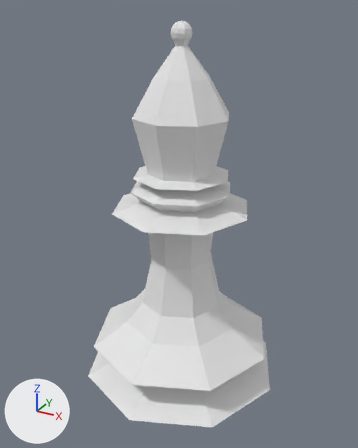
What one commit did to the Blender file Section 4/ChessSet/Models/BishopLP.blend.
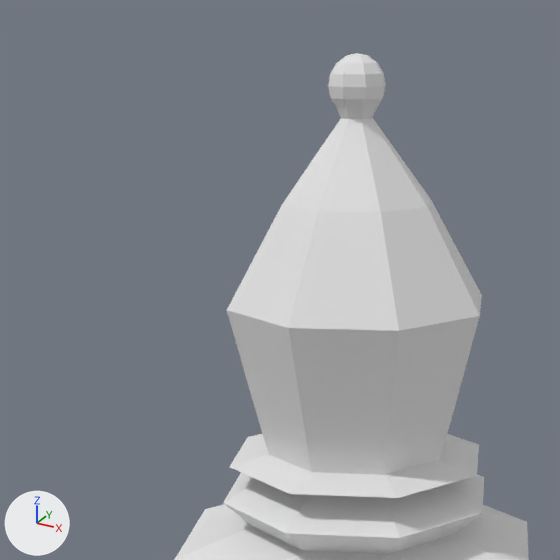
There are two pictures of each version: one whole from a camera (50 mm lens) standing at (0.0461, -0.085, 0.0808) and looking at (-0.0004, -0.0005, 0.0386), one close up on the part from 13% to 72% of the width and 0% to 48% of the height. The lights are fixed; the arrows at lower left show +X, +Y and +Z.

In view in the first close-up: 'Bishop'.
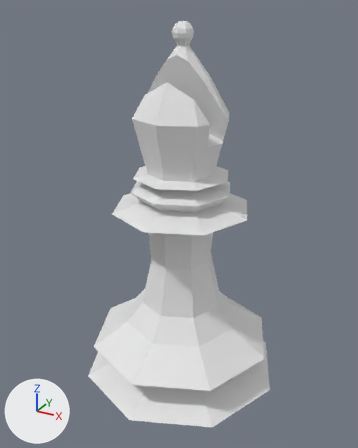
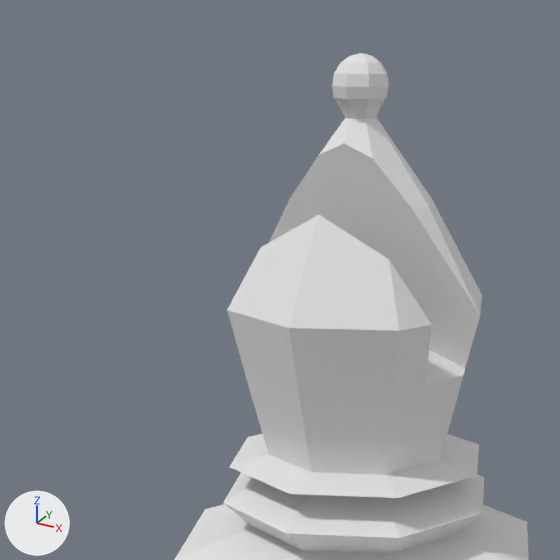
ob_cube is not drawn itself; it is used by a modifier of ob_bishop.

What differs and where, as boxes [x1, y1, x2, y2] in the close-ups (560 x 560 px):
'Bishop', turned, modifiers changed, reshaped
    both: [174, 53, 529, 560]

The change, as a diff of the scene's bpy script:
```diff
--- a/Section 4/ChessSet/Models/BishopLP.blend.py
+++ b/Section 4/ChessSet/Models/BishopLP.blend.py
@@ me_cube @@
+me_cube.from_pydata(...)  # a box spanning x -0.0027..0.0027, y -0.0027..0.0027, z -0.0027..0.0027
@@ ob_bishop @@
 ob_bishop.location = (0.0, 0.0, 0.0)
+ob_bishop.rotation_euler = (0.0, 0.0, 2.356)  # degrees (0, 0, 135)
 ob_bishop.scale = (0.0194, 0.0194, 0.0194)
+_m = ob_bishop.modifiers.new('Boolean', 'BOOLEAN')
+_m.object = ob_cube
+_m.solver = 'FLOAT'
@@ ob_cube @@
+ob_cube = bpy.data.objects.new('Cube', me_cube)
+ob_cube.parent = ob_bishop
+ob_cube.matrix_parent_inverse = Matrix(((36.37, 36.37, 0.0, 0.0), (-36.37, 36.37, 0.0, 0.0), (0.0, 0.0, 51.44, 0.0), (0.0, 0.0, 0.0, 1.0)))
+ob_cube.location = (-0.00576, 0.0, 0.0796)
+ob_cube.rotation_euler = (0.376, -0.197, 0.0)  # degrees (22, -11, 0)
+ob_cube.scale = (0.783, 9.11, 6.87)
+ob_cube.hide_set(True)
```
